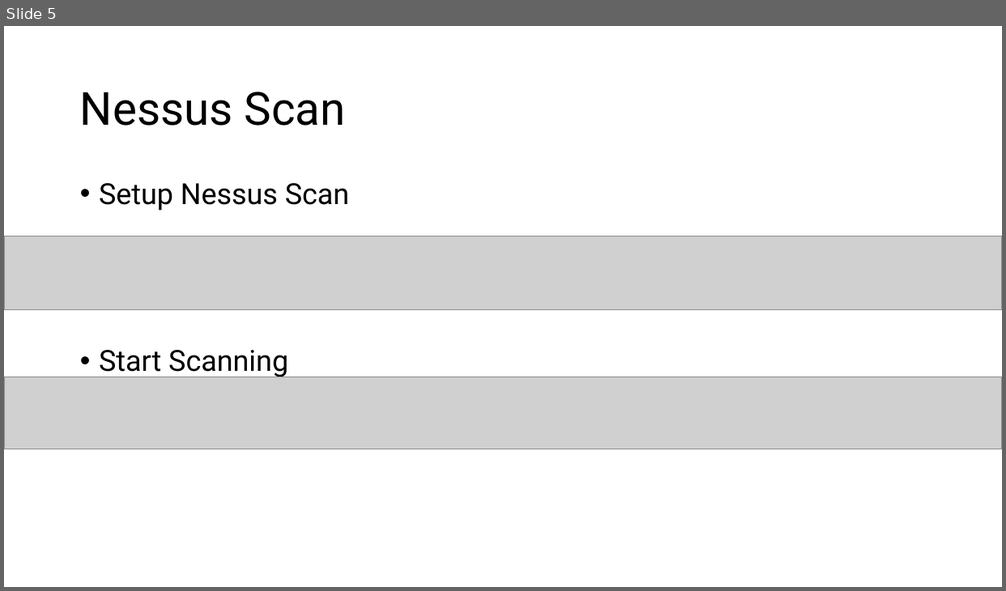
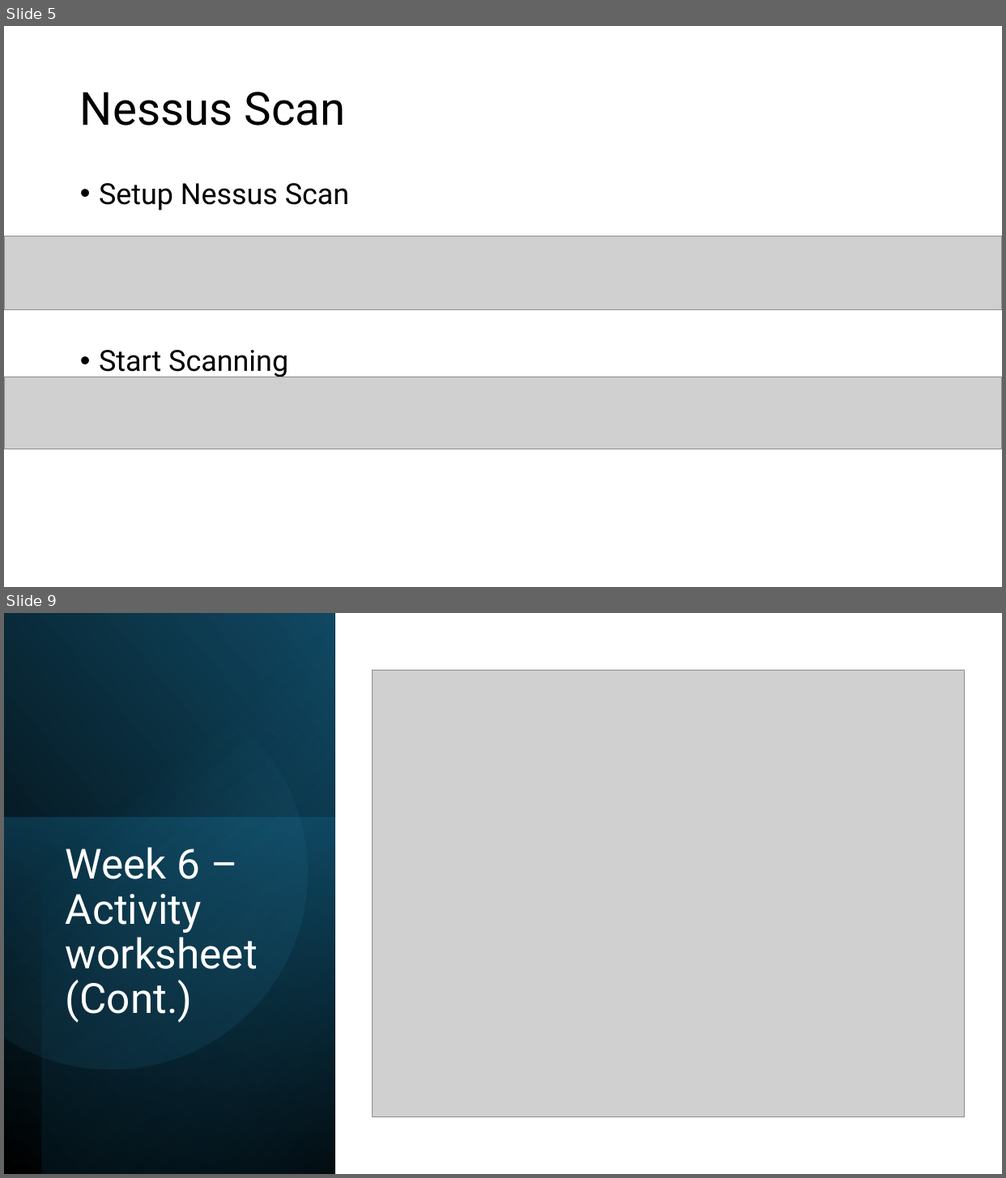
Before and after one commit to crimescene123/cyber, a slide deck: Week6 Activities.pptx. Shown one above the other, each under a label of ours: slide 5 before the commit, slides 5 and 9 after it; the slides between them are not shown. The pictures are 1006x591 and 1006x1178 pixels, drawn with LibreOffice and Linux fonts; fonts in the diff are those of the drawing; grey boxes stand for pictures. Boxes give left, top, right and bottom in pixels: in the first picture for what was removed or moved away, otherwise in the second. Text is boxed around its words. In the diff, an @@ line names an element or a change of style, - is before the commit and + after.

```diff
--- a/Week6 Activities.pptx
+++ b/Week6 Activities.pptx
@@ slide 9 added at [4,613,1002,1174], background #FFFFFF @@
@@ rectangle added at [4,613,335,1174], fill gradient #000000 to #104862 @@
@@ rectangle added at [41,613,335,1174], fill gradient #000000 to #156082 @@
@@ freeform shape added at [4,652,343,1105], fill gradient #46B1E1 to #104862 @@
@@ picture added at [373,671,964,1118] @@
@@ rectangle added at [4,818,335,1174], fill gradient #156082 to #0B3041 @@
@@ title added at [66,847,258,1023], 40 pt, text #FFFFFF @@
+Week 6 – Activity worksheet (Cont.)
```
Also in this commit, not shown: 5 slides changed, 2 other slides added, 2 other files.
